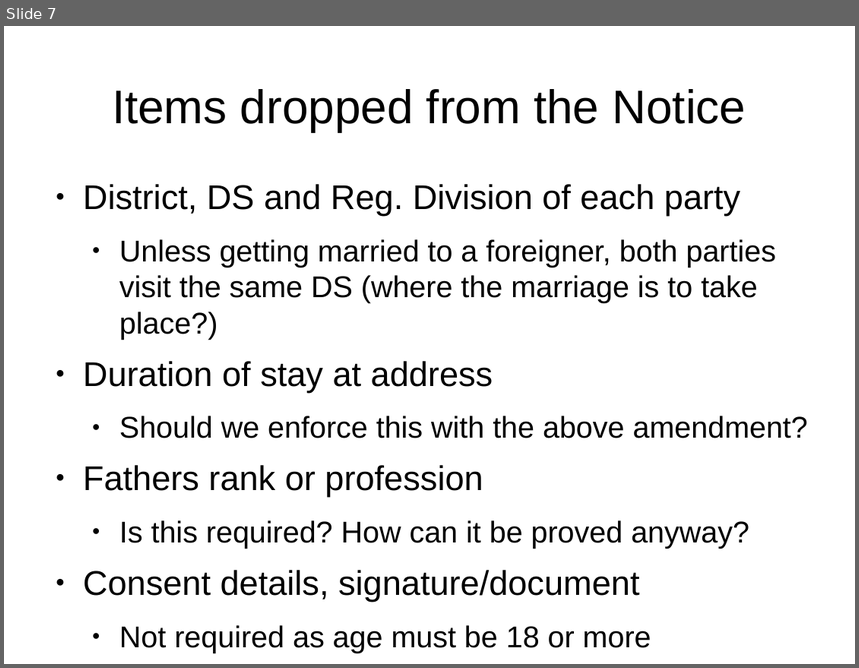
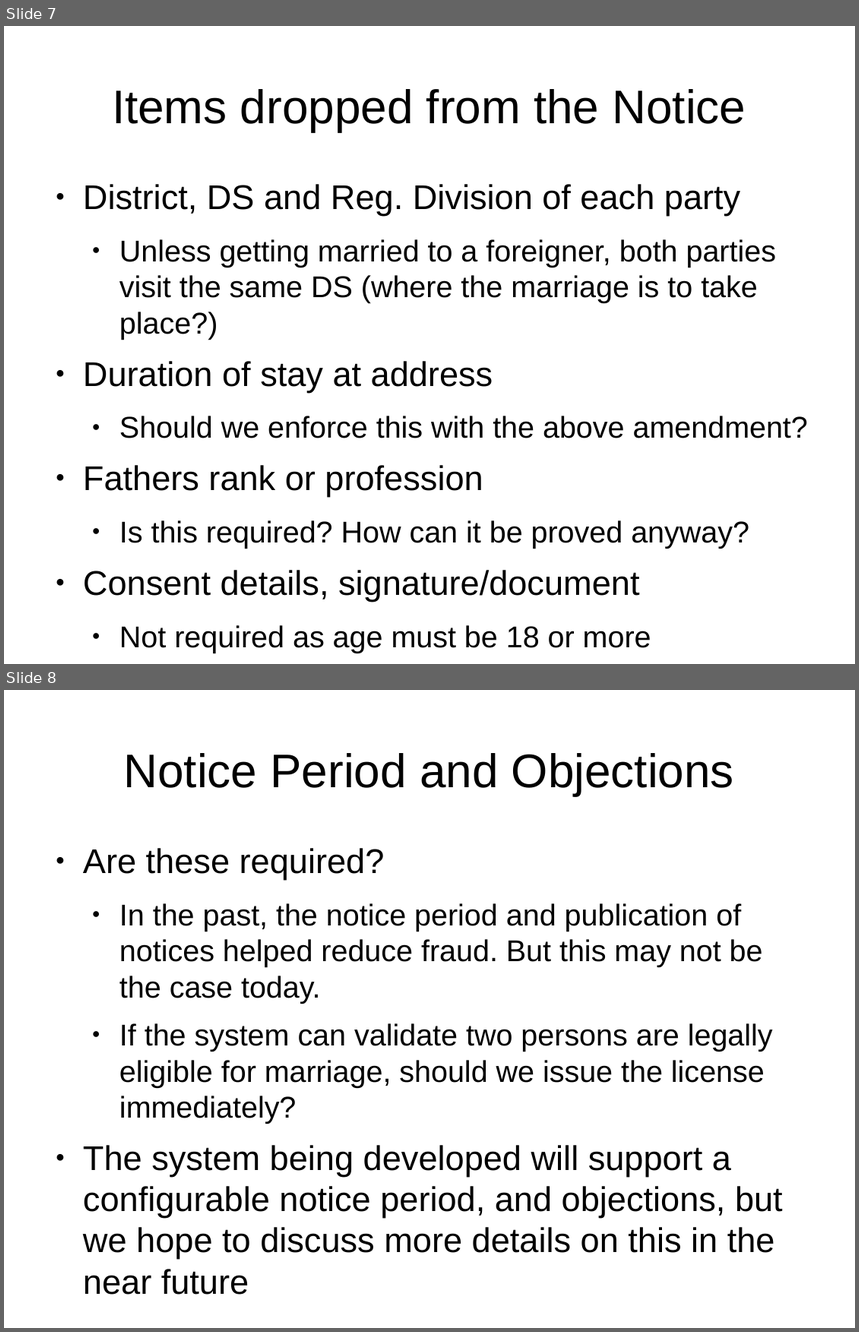
Before and after one commit to pradeepy2kg/pradeepy2kg-adsfasdf, a slide deck: docs/Marriages/ReEngineering/Marriage-Registration-Re-Engineering.odp. Shown one above the other, each under a label of ours: slide 7 before the commit, slides 7 and 8 after it. The pictures are 859x668 and 859x1332 pixels, drawn with LibreOffice and Linux fonts; fonts in the diff are those of the drawing. Boxes give left, top, right and bottom in pixels: in the first picture for what was removed or moved away, otherwise in the second. Text is boxed around its words. In the diff, an @@ line names an element or a change of style, - is before the commit and + after.

Commit message:
update to latest discussion level

```diff
--- a/docs/Marriages/ReEngineering/Marriage-Registration-Re-Engineering.odp
+++ b/docs/Marriages/ReEngineering/Marriage-Registration-Re-Engineering.odp
@@ slide 8 added at [4,690,855,1328], background #FFFFFF @@
@@ title added at [124,753,734,796], 44 pt, text #000000 @@
+Notice Period and Objections
@@ text added at [83,848,783,1259], 28 pt, text #000000 @@
+● Are these required?
+  ● In the past, the notice period and publication of notices helped reduce fraud. But this may not be the case today.
+  ● If the system can validate two persons are legally eligible for marriage, should we issue the license immediately?
+● The system being developed will support a configurable notice period, and objections, but we hope to discuss more details on this in the near future
```
Also in this commit, not shown: 5 slides changed, 1 other slide added.
